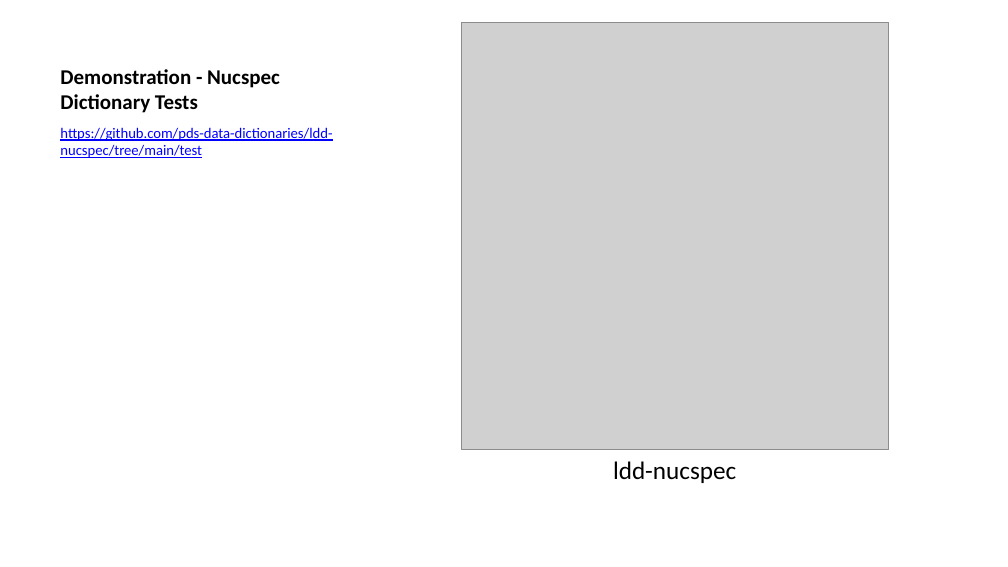
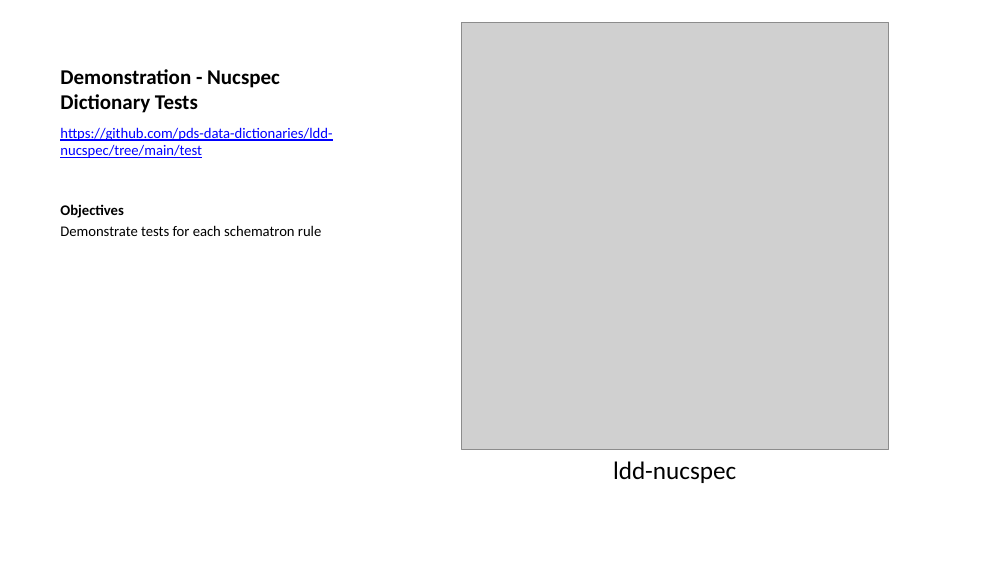
Before and after one commit to sbn-psi/dmsp, a slide deck: slide 24 of LDDTesting/stone-LDDTestingPrinciples.pptx (slide 25 before the commit). Drawn at 1008x567 pixels with LibreOffice and Linux fonts; fonts in the diff are those of the drawing; grey boxes stand for pictures. Boxes give left, top, right and bottom in pixels: in the first picture for what was removed or moved away, otherwise in the second. Text is boxed around its words. In the diff, an @@ line names an element or a change of style, - is before the commit and + after.

Commit message:
Added objectives for the tools

```diff
--- a/LDDTesting/stone-LDDTestingPrinciples.pptx
+++ b/LDDTesting/stone-LDDTestingPrinciples.pptx
@@ text at (x1=60, y1=204, x2=321, y2=236): paragraphs added @@
+Objectives
+Demonstrate tests for each schematron rule
```
Also in this commit, not shown: 3 other slides changed, 2 slides removed, 1 other file.
